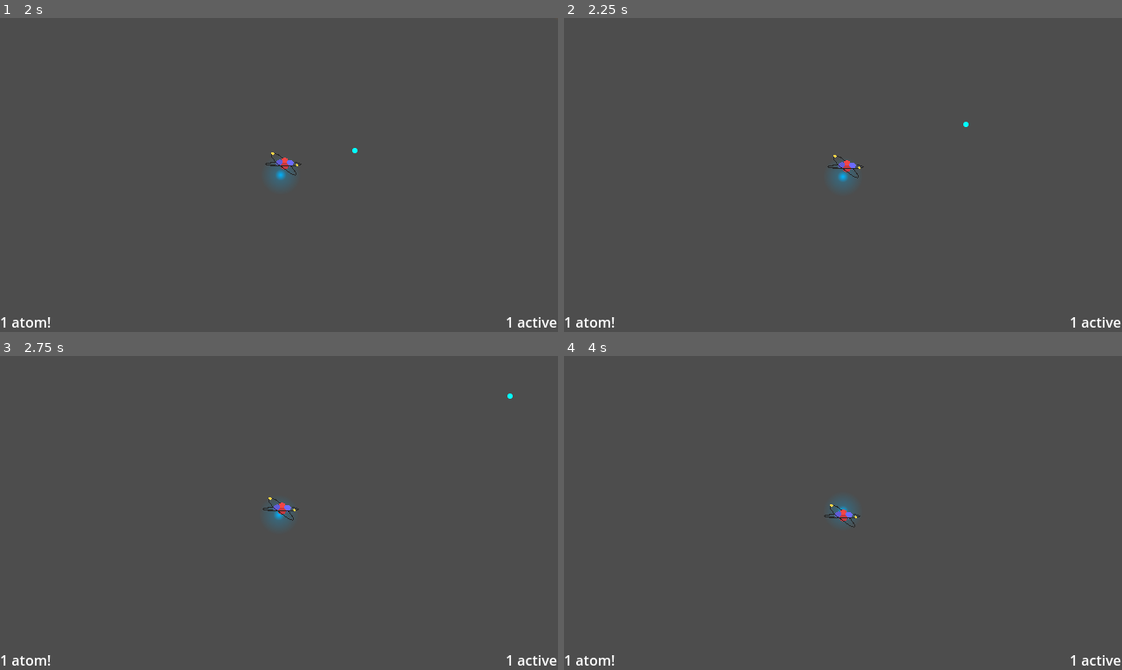
Above: before the commit, frames 1-4 (two rows, left to right).
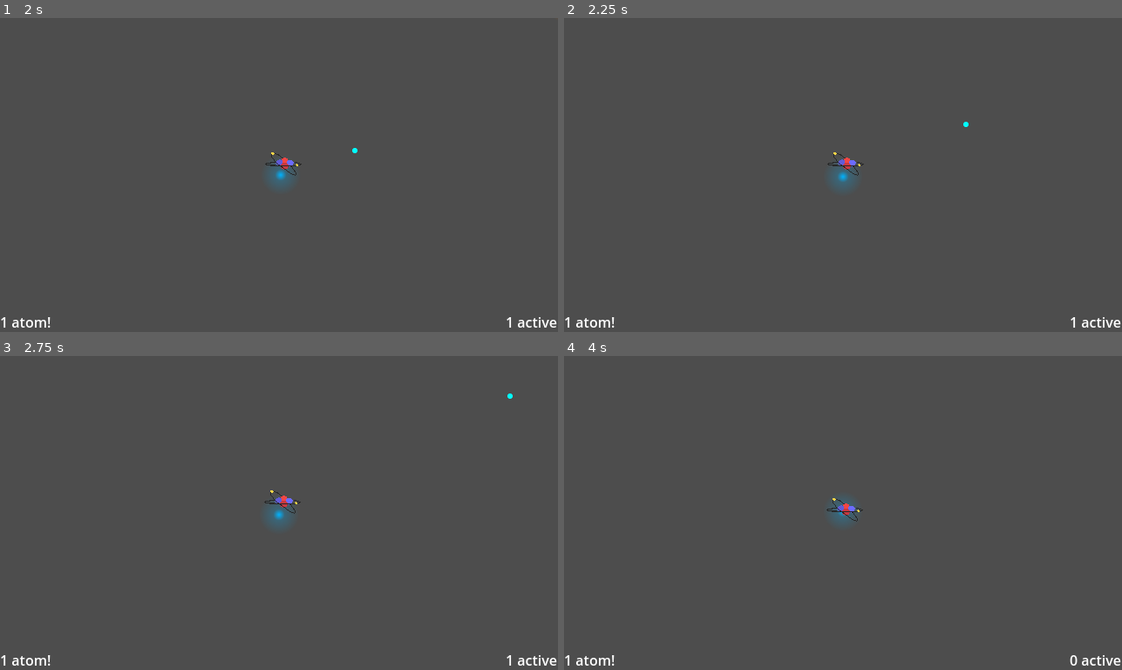
Above: after the commit, the same moments.

Repository: Isaac-SOL/ScaleShmup
Game: Godot game, scene res://scenes/menus/menu.tscn
Same seed, same stepped clock (60 frames per second), same inputs: the game is played once before the commit and once after it.
Inputs (mouse positions are in pixels of both pictures, inside the frame that each line leads up to):
- Up to frame 1 (2 s): click "Play" at 0.5 s; tap Enter at 1.25 s; move the mouse to (401, 159) at 1.27 s; press the mouse at (401, 159) at 1.28 s; hold D (right) from 1.28 s (still down)
- Up to frame 2 (2.25 s): move the mouse to (731, 190) at 2.02 s; release D (right) at 2.03 s; release the mouse at (731, 190) at 2.03 s; hold S (down) from 2.03 s (still down); click (731, 190) at 2.1 s
- Up to frame 3 (2.75 s): keep holding S (down)
- Up to frame 4 (4 s): move the mouse to (898, 443) at 2.77 s; release S (down) at 2.78 s; press the mouse at (898, 443) at 2.78 s; hold D (right) 2.78-3.53 s; move the mouse to (815, 575) at 3.52 s; release the mouse at (815, 575) at 3.53 s; hold W (up) from 3.53 s (still down); click (815, 575) at 3.6 s

Frame 1 is identical in both runs. In frame 2, 0.2% of the frame differs, in the area x 47-54%, y 42-52%; in frame 3, 0.2%; in frame 4, 0.3%, in the area x 46-93%, y 45-99%.

Commit message:
Added some enemy scenes

Diff:
--- a/objects/elements/atom_1.tscn
+++ b/objects/elements/atom_1.tscn
@@ -5,8 +5,8 @@
 [ext_resource type="PackedScene" uid="uid://canbcskskh8f2" path="res://objects/player_projectile.tscn" id="2_sow0l"]
 
 [sub_resource type="Gradient" id="Gradient_r2h22"]
-offsets = PackedFloat32Array(0, 0.423237, 0.738589)
-colors = PackedColorArray(1, 1, 1, 1, 1, 1, 1, 0.243137, 1, 1, 1, 0)
+offsets = PackedFloat32Array(0, 0.340249, 0.423237, 0.738589)
+colors = PackedColorArray(1, 1, 1, 0.8, 1, 1, 1, 0.42549, 1, 1, 1, 0.243137, 1, 1, 1, 0)
 
 [sub_resource type="GradientTexture2D" id="GradientTexture2D_naak6"]
 gradient = SubResource("Gradient_r2h22")
@@ -48,7 +48,13 @@
 wait_time = 0.114
 autostart = true
 
+[node name="KillTimer" type="Timer" parent="."]
+wait_time = 10.0
+one_shot = true
+autostart = true
+
 [connection signal="area_entered" from="." to="." method="_on_area_entered"]
 [connection signal="body_entered" from="." to="." method="_on_element_body_entered"]
 [connection signal="screen_exited" from="VisibleOnScreenNotifier2D" to="." method="_on_visible_on_screen_notifier_2d_screen_exited"]
 [connection signal="timeout" from="ShootTimer" to="." method="_on_shoot_timer_timeout"]
+[connection signal="timeout" from="KillTimer" to="." method="_on_kill_timer_timeout"]
--- /dev/null
+++ b/objects/elements/atom_2.tscn
@@ -0,0 +1,9 @@
+[gd_scene load_steps=3 format=3 uid="uid://bs6fvvtv7qoal"]
+
+[ext_resource type="PackedScene" uid="uid://dk1iyi3vx4sgj" path="res://objects/elements/atom_1.tscn" id="1_2pef7"]
+[ext_resource type="Texture2D" uid="uid://3d7xx0c6nn4y" path="res://assets/textures/elements/sprite_atome_2.png" id="2_qoemg"]
+
+[node name="Atom" instance=ExtResource("1_2pef7")]
+
+[node name="Sprite2D" parent="." index="1"]
+texture = ExtResource("2_qoemg")
--- /dev/null
+++ b/objects/elements/atom_3.tscn
@@ -0,0 +1,9 @@
+[gd_scene load_steps=3 format=3 uid="uid://bp8nk7i8awjel"]
+
+[ext_resource type="PackedScene" uid="uid://dk1iyi3vx4sgj" path="res://objects/elements/atom_1.tscn" id="1_6r1nl"]
+[ext_resource type="Texture2D" uid="uid://dree3ynd32awg" path="res://assets/textures/elements/sprite_atome_3.png" id="2_niqrs"]
+
+[node name="Atom" instance=ExtResource("1_6r1nl")]
+
+[node name="Sprite2D" parent="." index="1"]
+texture = ExtResource("2_niqrs")
--- /dev/null
+++ b/objects/elements/molecule_1.tscn
@@ -0,0 +1,37 @@
+[gd_scene load_steps=4 format=3 uid="uid://gpfmxd2mfrkn"]
+
+[ext_resource type="PackedScene" uid="uid://dk1iyi3vx4sgj" path="res://objects/elements/atom_1.tscn" id="1_3ho76"]
+[ext_resource type="Texture2D" uid="uid://crf03j71ptwtb" path="res://assets/textures/elements/sprite_molecule_1.png" id="2_16c7k"]
+
+[sub_resource type="CircleShape2D" id="CircleShape2D_svt6e"]
+radius = 9.0
+
+[node name="Molecule" instance=ExtResource("1_3ho76")]
+size = 3
+hp = 24
+
+[node name="Shadow" parent="." index="0"]
+scale = Vector2(1.755, 1.755)
+
+[node name="Sprite2D" parent="." index="1"]
+position = Vector2(-2, 2)
+scale = Vector2(3, 3)
+texture = ExtResource("2_16c7k")
+
+[node name="CollisionShape2D" parent="." index="2"]
+position = Vector2(-13, -9)
+shape = SubResource("CircleShape2D_svt6e")
+
+[node name="CollisionShape2D2" type="CollisionShape2D" parent="." index="3"]
+position = Vector2(-13, 11)
+rotation = 1.5708
+shape = SubResource("CircleShape2D_svt6e")
+
+[node name="CollisionShape2D3" type="CollisionShape2D" parent="." index="4"]
+position = Vector2(13, 12)
+rotation = 1.5708
+shape = SubResource("CircleShape2D_svt6e")
+
+[node name="VisibleOnScreenNotifier2D" parent="." index="5"]
+position = Vector2(-9.53674e-07, 0.499999)
+scale = Vector2(4.5, 4.25)
--- /dev/null
+++ b/objects/elements/molecule_2.tscn
@@ -0,0 +1,20 @@
+[gd_scene load_steps=3 format=3 uid="uid://d4hs57jskg0wy"]
+
+[ext_resource type="PackedScene" uid="uid://gpfmxd2mfrkn" path="res://objects/elements/molecule_1.tscn" id="1_4hv71"]
+[ext_resource type="Texture2D" uid="uid://bhsvn7l0jujj1" path="res://assets/textures/elements/sprite_molecule_5.png" id="2_sier2"]
+
+[node name="Molecule" instance=ExtResource("1_4hv71")]
+
+[node name="Sprite2D" parent="." index="1"]
+position = Vector2(0, 0)
+scale = Vector2(4.03125, 4.03125)
+texture = ExtResource("2_sier2")
+
+[node name="CollisionShape2D" parent="." index="2"]
+position = Vector2(0, -12)
+
+[node name="CollisionShape2D2" parent="." index="3"]
+position = Vector2(-19, 9)
+
+[node name="CollisionShape2D3" parent="." index="4"]
+position = Vector2(24, 8)
--- /dev/null
+++ b/objects/elements/molecule_3.tscn
@@ -0,0 +1,32 @@
+[gd_scene load_steps=4 format=3 uid="uid://cfi1a2grotf78"]
+
+[ext_resource type="PackedScene" uid="uid://gpfmxd2mfrkn" path="res://objects/elements/molecule_1.tscn" id="1_n58xr"]
+[ext_resource type="Texture2D" uid="uid://c1kkhxriqogbl" path="res://assets/textures/elements/sprite_molecule_4.png" id="2_m6bno"]
+
+[sub_resource type="CircleShape2D" id="CircleShape2D_svt6e"]
+radius = 9.0
+
+[node name="Molecule" instance=ExtResource("1_n58xr")]
+size = 4
+hp = 32
+
+[node name="Shadow" parent="." index="0"]
+scale = Vector2(1.905, 1.905)
+
+[node name="Sprite2D" parent="." index="1"]
+position = Vector2(7, 3)
+texture = ExtResource("2_m6bno")
+
+[node name="CollisionShape2D" parent="." index="2"]
+position = Vector2(0, -21)
+
+[node name="CollisionShape2D2" parent="." index="3"]
+position = Vector2(0, 0)
+
+[node name="CollisionShape2D3" parent="." index="4"]
+position = Vector2(20, 0)
+
+[node name="CollisionShape2D4" type="CollisionShape2D" parent="." index="5"]
+position = Vector2(0, 21)
+rotation = 1.5708
+shape = SubResource("CircleShape2D_svt6e")
--- a/objects/player.tscn
+++ b/objects/player.tscn
@@ -1,12 +1,10 @@
-[gd_scene load_steps=8 format=3 uid="uid://c71bepd0cdivk"]
+[gd_scene load_steps=7 format=3 uid="uid://c71bepd0cdivk"]
 
 [ext_resource type="Script" path="res://scripts/player.gd" id="1_cmjns"]
 [ext_resource type="PackedScene" uid="uid://canbcskskh8f2" path="res://objects/player_projectile.tscn" id="2_cuvwt"]
-[ext_resource type="PackedScene" uid="uid://dihk63qbf2qs2" path="res://objects/player_part.tscn" id="3_brrby"]
 [ext_resource type="PackedScene" uid="uid://dk1iyi3vx4sgj" path="res://objects/elements/atom_1.tscn" id="4_hylfv"]
 
 [sub_resource type="CircleShape2D" id="CircleShape2D_23aqy"]
-radius = 6.08276
 
 [sub_resource type="Gradient" id="Gradient_qmmvy"]
 offsets = PackedFloat32Array(0, 0.207469, 0.738589)
@@ -34,12 +32,6 @@
 modulate = Color(0, 0.701961, 1, 1)
 texture = SubResource("GradientTexture2D_an5lo")
 
-[node name="Parts" type="Node2D" parent="."]
-unique_name_in_owner = true
-visible = false
-
-[node name="PlayerPart" parent="Parts" instance=ExtResource("3_brrby")]
-
 [node name="Elements" type="Node2D" parent="."]
 unique_name_in_owner = true
 
@@ -48,5 +40,3 @@
 player_owned = true
 
 [connection signal="area_exited" from="." to="." method="_on_area_exited"]
-[connection signal="destroyed" from="Parts/PlayerPart" to="." method="_on_part_destroyed"]
-[connection signal="hp_changed" from="Parts/PlayerPart" to="." method="_on_part_hp_changed"]
--- a/scripts/element.gd
+++ b/scripts/element.gd
@@ -97,3 +97,8 @@
 
 func _on_visible_on_screen_notifier_2d_screen_exited():
 	destroy()
+
+
+func _on_kill_timer_timeout():
+	if not $VisibleOnScreenNotifier2D.is_on_screen():
+		destroy()
--- a/scripts/player.gd
+++ b/scripts/player.gd
@@ -15,10 +15,12 @@
 var parts_level: int = 1
 var internal_atoms: int = 0
 var atom_threshold: int = 1
+var base_radius: float
 
 func _ready():
 	Singletons.player = self
 	$Elements/Atom.direction = Util.rand_on_circle(part_speed)
+	base_radius = %CollisionShape2D.shape.radius
 
 func _process(delta: float):
 	var move_vec := Vector2.ZERO
